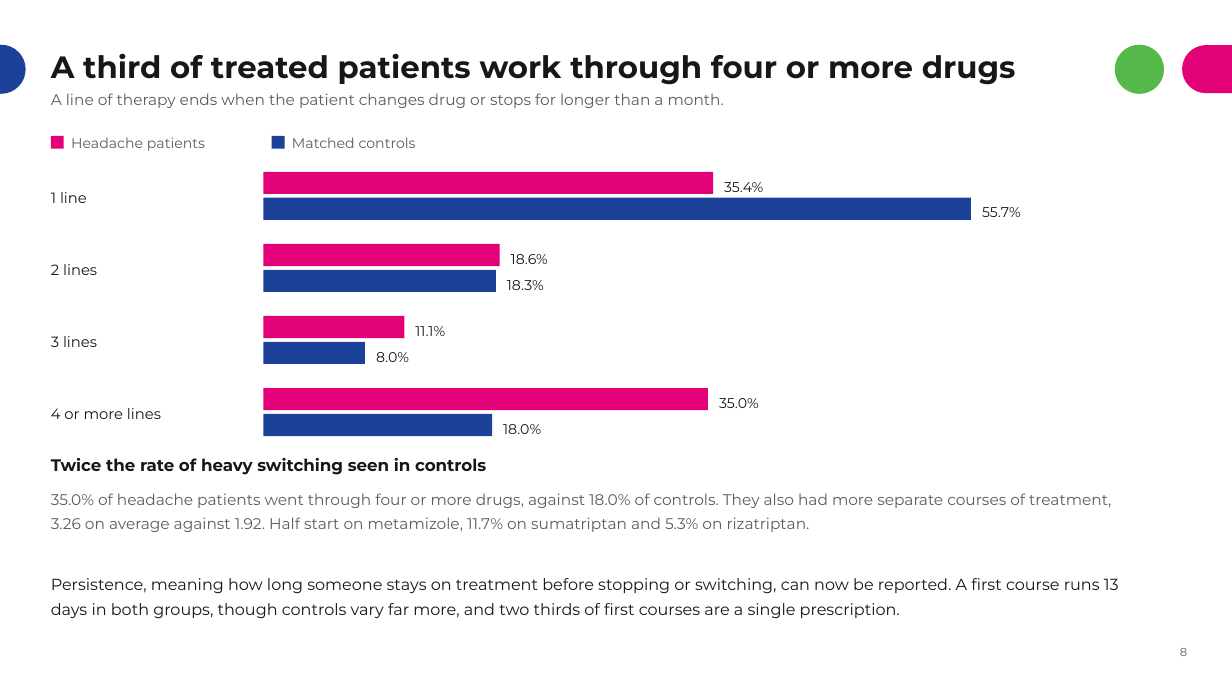
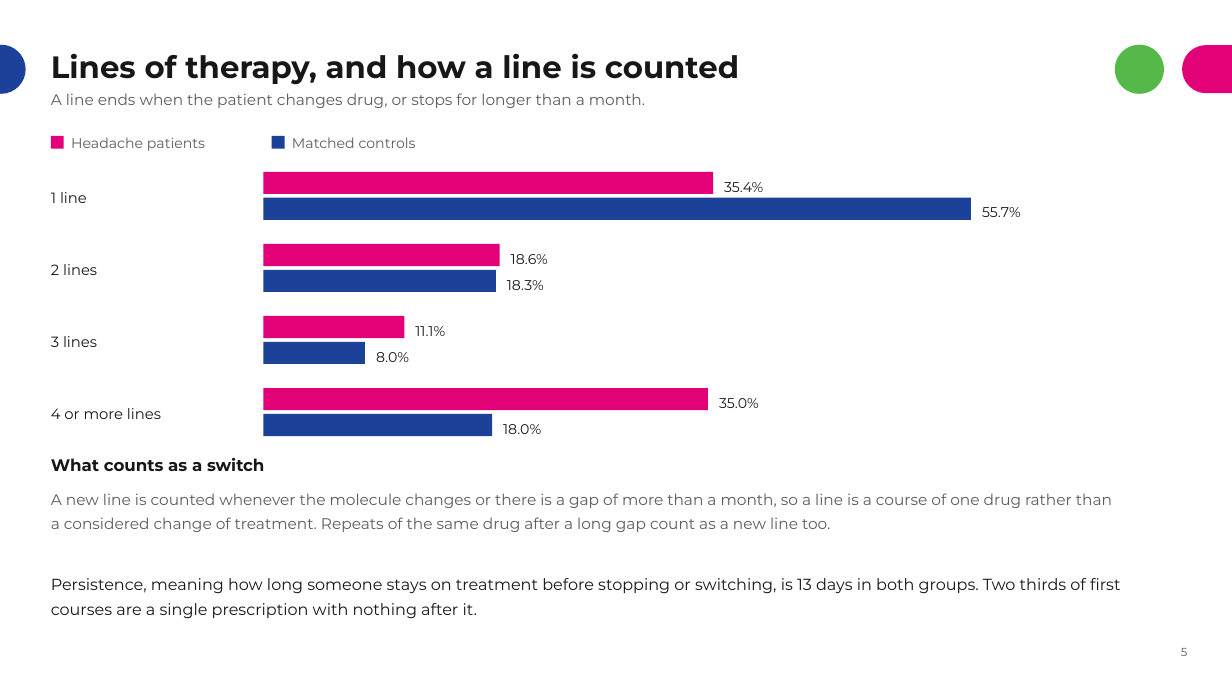
Before and after one commit to rj-irvine/de-migraine, a slide deck: slide 5 of documents/DE_Migraine_Treatment_Patterns_Summary.pptx (slide 9 before the commit). Drawn at 1232x693 pixels with LibreOffice and Linux fonts; fonts in the diff are those of the drawing. Boxes give left, top, right and bottom in pixels: in the first picture for what was removed or moved away, otherwise in the second. Text is boxed around its words. In the diff, an @@ line names an element or a change of style, - is before the commit and + after.

```diff
--- a/documents/DE_Migraine_Treatment_Patterns_Summary.pptx
+++ b/documents/DE_Migraine_Treatment_Patterns_Summary.pptx
@@ title at box(51, 53, 739, 85): text changed @@
-A third of treated patients work through four or more drugs
+Lines of therapy, and how a line is counted
@@ text at box(51, 93, 645, 108): text changed @@
-A line of therapy ends when the patient changes drug or stops for longer than a month.
+A line ends when the patient changes drug, or stops for longer than a month.
@@ text at box(51, 458, 265, 471): text changed @@
-Twice the rate of heavy switching seen in controls
+What counts as a switch
@@ text at box(51, 493, 1112, 532): text changed @@
-35.0% of headache patients went through four or more drugs, against 18.0% of controls. They also had more separate courses of treatment, 3.26 on average against 1.92. Half start on metamizole, 11.7% on sumatriptan and 5.3% on rizatriptan.
+A new line is counted whenever the molecule changes or there is a gap of more than a month, so a line is a course of one drug rather than a considered change of treatment. Repeats of the same drug after a long gap count as a new line too.
@@ text at box(51, 578, 1120, 619): text changed @@
-Persistence, meaning how long someone stays on treatment before stopping or switching, can now be reported. A first course runs 13 days in both groups, though controls vary far more, and two thirds of first courses are a single prescription.
+Persistence, meaning how long someone stays on treatment before stopping or switching, is 13 days in both groups. Two thirds of first courses are a single prescription with nothing after it.
@@ text at box(1181, 648, 1188, 656): text changed @@
-8
+5
```
Also in this commit, not shown: 6 other slides changed, 4 slides removed.
